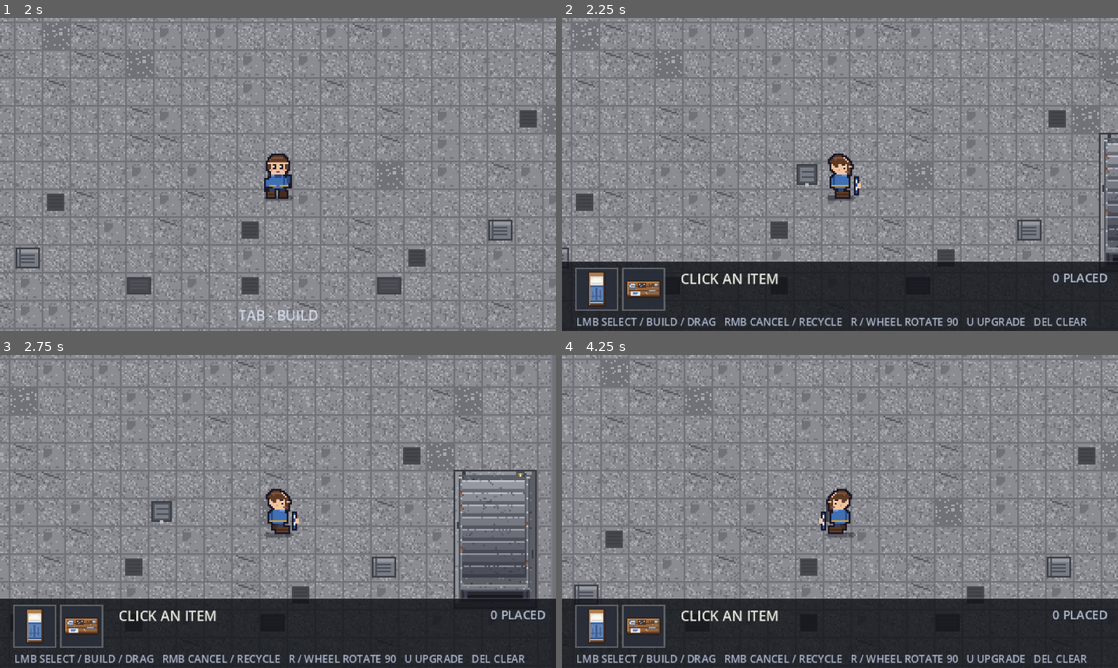
Above: before the commit, frames 1-4 (two rows, left to right).
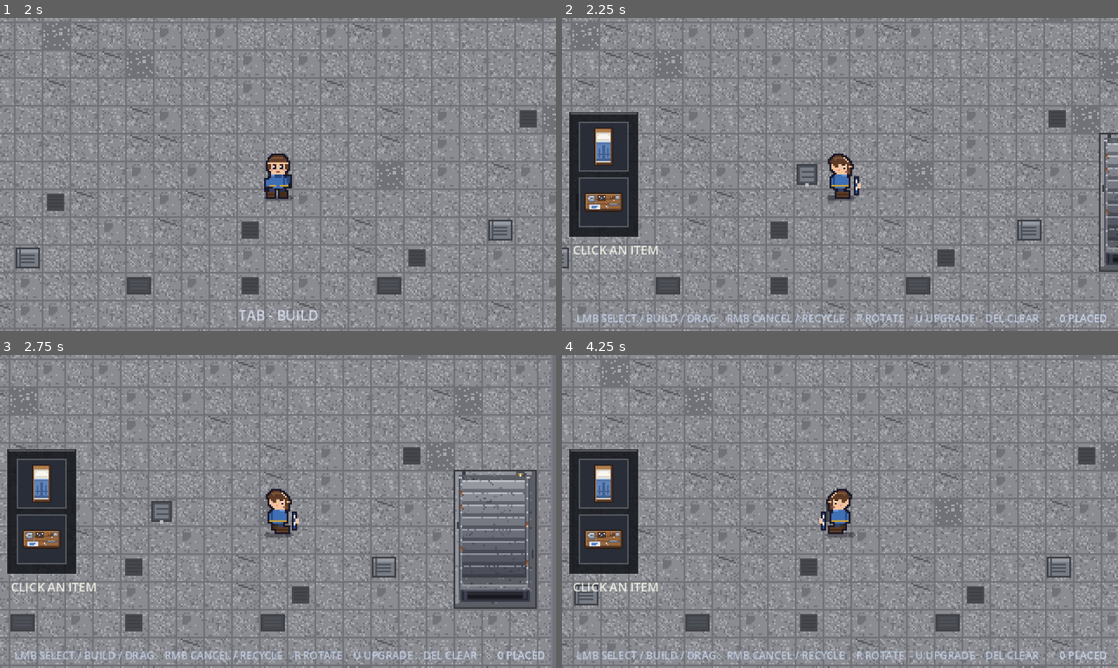
Above: after the commit, the same moments.

Repository: zhoucswift-cmd/pixel-survivor
Game: Godot game, scene res://scenes/base.tscn
Same seed, same stepped clock (60 frames per second), same inputs: the game is played once before the commit and once after it.
Inputs (mouse positions are in pixels of both pictures, inside the frame that each line leads up to):
- Up to frame 1 (2 s): tap Enter at 0.5 s; drag from (278, 174) to (333, 105) at 0.52 s; tap Space at 1.25 s; drag from (166, 190) to (250, 237) at 1.27 s
- Up to frame 2 (2.25 s): tap Enter at 2 s; move the mouse to (895, 105) at 2.02 s; hold D (move_right) from 2.03 s (still down); hold Tab (build_mode) from 2.03 s (still down)
- Up to frame 3 (2.75 s): keep holding D (move_right); keep holding Tab (build_mode); tap E (interact) at 2.3 s
- Up to frame 4 (4.25 s): release D (move_right) at 2.75 s; release Tab (build_mode) at 2.75 s; drag from (812, 574) to (673, 464) at 2.77 s; tap Space at 3.5 s; move the mouse to (1006, 558) at 3.52 s; press the mouse at (1006, 558) at 3.53 s; hold A (move_left) from 3.53 s (still down); tap E (interact) at 3.8 s

Frame 1 is identical in both runs. In frame 2, 27% of the frame differs, in the area x 0-100%, y 30-100%; in frame 3, 27%; in frame 4, 27%.

Commit message:
feat: 建造界面改成左侧竖面板（图标竖排），底部只留一行提示

Diff:
--- a/scripts/base_hud.gd
+++ b/scripts/base_hud.gd
@@ -1,15 +1,14 @@
 extends Control
-## 基地建造 HUD：底部一排家具槽位 + 操作提示。
+## 基地建造 HUD：按 Tab 后左侧弹出竖着的家具面板（图标竖排），底部只有一条操作提示。
 
-const SLOT := 24.0
-const SLOT_GAP := 3.0
-const ICON := 16.0
-const BAR_H := 40.0
-const SLOT_LEFT := 8.0
-const SLOT_TOP := 4.0
+const PANEL_W := 40.0
+const PANEL_X := 4.0
+const SLOT := 28.0
+const SLOT_GAP := 4.0
+const PANEL_PAD := 6.0
 
 var _builder: Node2D = null
-var _selected := 0
+var _selected := -1
 
 
 func setup(builder: Node2D) -> void:
@@ -25,10 +24,19 @@
 	queue_redraw()
 
 
+## 面板外框
+func _panel_rect() -> Rect2:
+	var screen := get_viewport_rect().size
+	var n: int = 0 if _builder == null else _builder.types.size()
+	var h := PANEL_PAD * 2.0 + float(n) * (SLOT + SLOT_GAP) - SLOT_GAP
+	return Rect2(PANEL_X, (screen.y - h) * 0.5, PANEL_W, h)
+
+
 ## 某个家具槽位的矩形（画和点都用它）
 func _slot_rect(index: int) -> Rect2:
-	var screen := get_viewport_rect().size
-	return Rect2(SLOT_LEFT + float(index) * (SLOT + SLOT_GAP), screen.y - BAR_H + SLOT_TOP, SLOT, SLOT)
+	var panel := _panel_rect()
+	return Rect2(panel.position.x + (PANEL_W - SLOT) * 0.5,
+		panel.position.y + PANEL_PAD + float(index) * (SLOT + SLOT_GAP), SLOT, SLOT)
 
 
 ## 鼠标左键点槽位选家具（点到槽位外就不吃事件，交给世界里的放置/拖动）
@@ -64,54 +72,51 @@
 		if _builder.build_locked:
 			return
 		var hint := "TAB - BUILD"
-		var size := font.get_string_size(hint, HORIZONTAL_ALIGNMENT_LEFT, -1, 8)
-		draw_string(font, Vector2((screen.x - size.x) * 0.5, screen.y - 6.0), hint,
+		var hint_size := font.get_string_size(hint, HORIZONTAL_ALIGNMENT_LEFT, -1, 8)
+		draw_string(font, Vector2((screen.x - hint_size.x) * 0.5, screen.y - 6.0), hint,
 			HORIZONTAL_ALIGNMENT_LEFT, -1, 8, Color(0.9, 0.93, 1.0, 0.75))
 		return
 
-	# 底部底板
-	var bar_h := BAR_H
-	var bar_y := screen.y - bar_h
-	draw_rect(Rect2(0, bar_y, screen.x, bar_h), Color(0.06, 0.07, 0.09, 0.82))
-	draw_line(Vector2(0, bar_y), Vector2(screen.x, bar_y), Color(1, 1, 1, 0.12), 1.0)
+	# ===== 左侧竖面板 =====
+	var panel := _panel_rect()
+	draw_rect(panel, Color(0.06, 0.07, 0.09, 0.86))
+	draw_rect(panel, Color(1, 1, 1, 0.16), false, 1.0)
+	# 面板左上角一点高光，做出“浮起来”的感觉
+	draw_line(panel.position + Vector2(1, 1), panel.position + Vector2(panel.size.x - 1, 1),
+		Color(1, 1, 1, 0.22), 1.0)
 
-	# 槽位
 	var types: Array = _builder.types
-	var x := SLOT_LEFT + float(types.size()) * (SLOT + SLOT_GAP)
-	var y := bar_y + SLOT_TOP
 	for i in types.size():
 		var rect := _slot_rect(i)
 		var is_selected: bool = i == _selected
-		draw_rect(rect, Color(0.86, 0.33, 0.26, 0.9) if is_selected else Color(0.16, 0.18, 0.22, 0.95))
-		draw_rect(rect, Color(1, 1, 1, 0.75) if is_selected else Color(1, 1, 1, 0.25), false, 1.0)
+		draw_rect(rect, Color(0.86, 0.33, 0.26, 0.95) if is_selected else Color(0.16, 0.18, 0.22, 0.96))
+		draw_rect(rect, Color(1, 1, 1, 0.8) if is_selected else Color(1, 1, 1, 0.22), false, 1.0)
 
 		var data: BaseFurniture = types[i]
 		if data != null and data.texture != null:
 			var tex: Texture2D = data.texture
-			# 图标按槽位等比缩放（床这种 1x2 的也能塞进来）
 			var tex_size := tex.get_size()
-			var fit := minf((SLOT - 4.0) / tex_size.x, (SLOT - 4.0) / tex_size.y)
+			var fit := minf((SLOT - 6.0) / tex_size.x, (SLOT - 6.0) / tex_size.y)
 			var draw_size := tex_size * fit
 			var pos := rect.position + (Vector2(SLOT, SLOT) - draw_size) * 0.5
 			draw_texture_rect(tex, Rect2(pos, draw_size), false)
 
-
-	# 当前选中 + 操作提示
+	# 选中信息（面板正下方）
 	var data_sel: BaseFurniture = _builder.selected_type()
-	var name_text: String = "CLICK AN ITEM" if data_sel == null \
-		else "%s  x%d" % [data_sel.short_name, _builder.stock_of(_selected)]
-	var level_text := ""
+	var info := "CLICK AN ITEM" if data_sel == null \
+		else "%s x%d" % [data_sel.short_name, _builder.stock_of(_selected)]
 	var hovered: Node2D = _builder.piece_at(_builder.mouse_cell())
 	if hovered != null:
-		level_text = "  LV%d/%d" % [hovered.level, hovered.data.max_level]
-	draw_string(font, Vector2(x + 6.0, y + 9.0), name_text + level_text,
-		HORIZONTAL_ALIGNMENT_LEFT, -1, 8, Color(0.95, 0.95, 0.9, 0.95))
-	var hint := "LMB SELECT / BUILD / DRAG   RMB CANCEL / RECYCLE   R / WHEEL ROTATE 90   U UPGRADE   DEL CLEAR"
-	draw_string(font, Vector2(8.0, y + 33.0), hint,
+		info += "  LV%d/%d" % [hovered.level, hovered.data.max_level]
+	draw_string(font, Vector2(panel.position.x + 2.0, panel.position.y + panel.size.y + 10.0),
+		info, HORIZONTAL_ALIGNMENT_LEFT, -1, 7, Color(0.95, 0.95, 0.9, 0.95))
+
+	# ===== 底部：操作提示 + 已放置数量 =====
+	var hint := "LMB SELECT / BUILD / DRAG    RMB CANCEL / RECYCLE    R ROTATE    U UPGRADE    DEL CLEAR"
+	draw_string(font, Vector2(8.0, screen.y - 5.0), hint,
 		HORIZONTAL_ALIGNMENT_LEFT, -1, 6, Color(0.8, 0.85, 0.95, 0.8))
 
-	# 放置数量
 	var count_text := "%d PLACED" % _builder.piece_count()
-	var size := font.get_string_size(count_text, HORIZONTAL_ALIGNMENT_LEFT, -1, 7)
-	draw_string(font, Vector2(screen.x - size.x - 6.0, bar_y + 12.0), count_text,
-		HORIZONTAL_ALIGNMENT_LEFT, -1, 7, Color(0.85, 0.9, 1, 0.8))
+	var count_size := font.get_string_size(count_text, HORIZONTAL_ALIGNMENT_LEFT, -1, 6)
+	draw_string(font, Vector2(screen.x - count_size.x - 6.0, screen.y - 5.0), count_text,
+		HORIZONTAL_ALIGNMENT_LEFT, -1, 6, Color(0.85, 0.9, 1, 0.8))
Binary file added: docs/screenshots/base_panel.png
Binary file added: docs/screenshots/base_panel_sel.png
